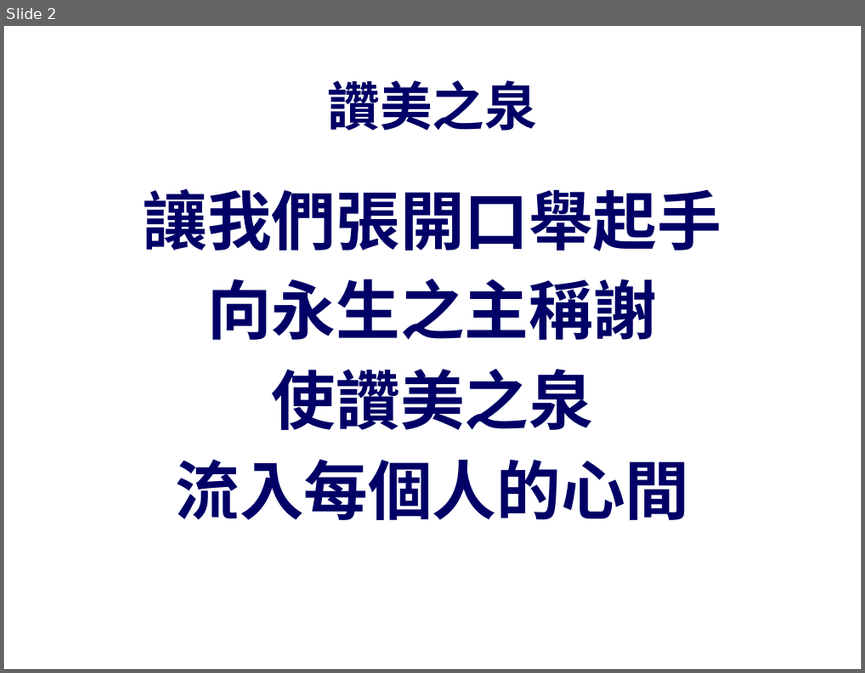
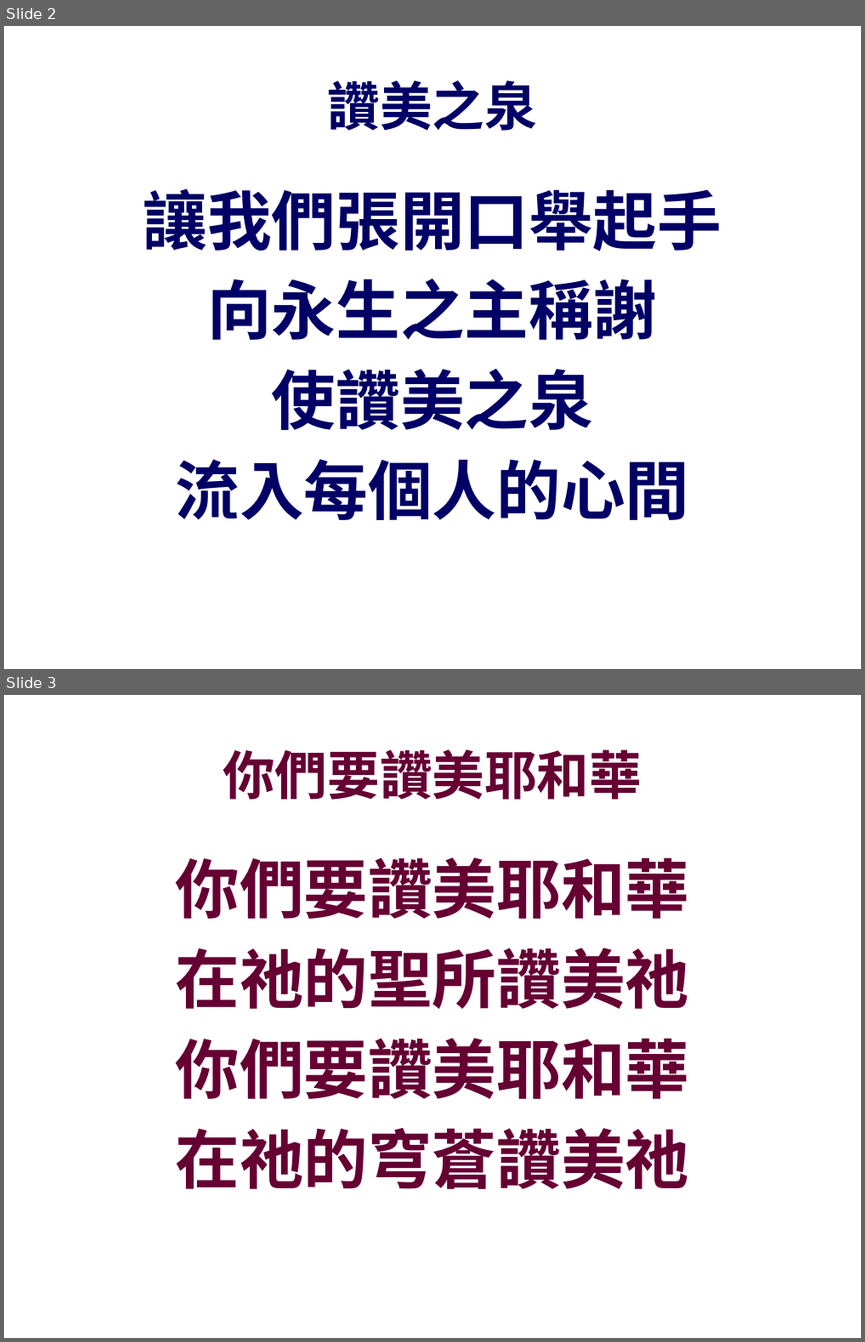
Before and after one commit to batisuoc/bible-school, a slide deck: 2019/6月.pptx. Shown one above the other, each under a label of ours: slide 2 before the commit, slides 2 and 3 after it. The pictures are 865x673 and 865x1342 pixels, drawn with LibreOffice and Linux fonts; fonts in the diff are those of the drawing; background and template pictures are left out. Boxes give left, top, right and bottom in pixels: in the first picture for what was removed or moved away, otherwise in the second. Text is boxed around its words. In the diff, an @@ line names an element or a change of style, - is before the commit and + after.

```diff
--- a/2019/6月.pptx
+++ b/2019/6月.pptx
@@ slide 3 added at [4, 695, 861, 1338], background picture (left out) @@
@@ text added at [222, 749, 642, 800], 44 pt, text #660033, bold @@
+你們要讚美耶和華
@@ text added at [176, 857, 690, 1189], 54 pt, text #660033, bold @@
+你們要讚美耶和華
+在祂的聖所讚美祂
+你們要讚美耶和華
+在祂的穹蒼讚美祂
```
Also in this commit, not shown: 3 other slides added.
